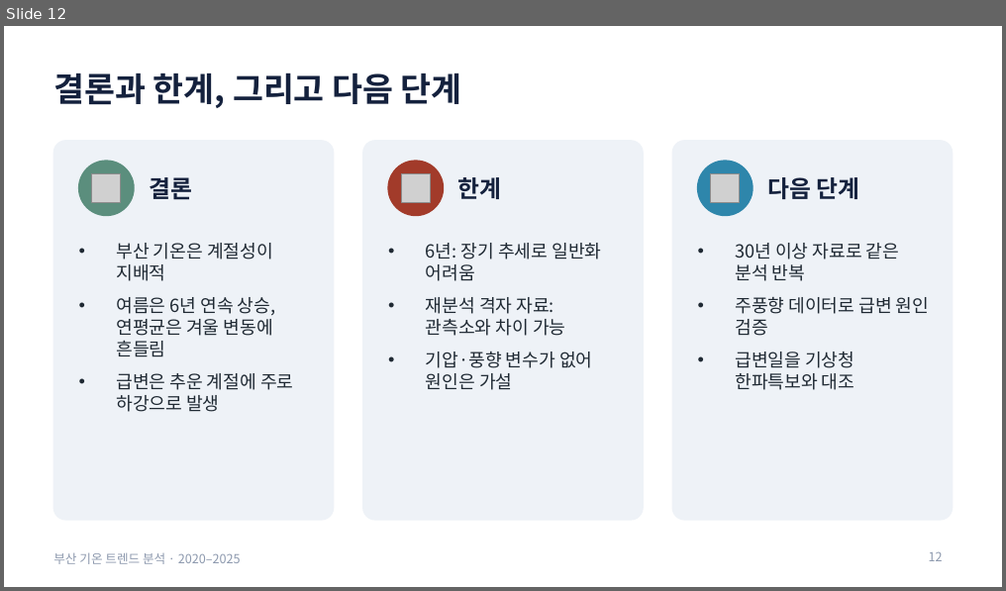
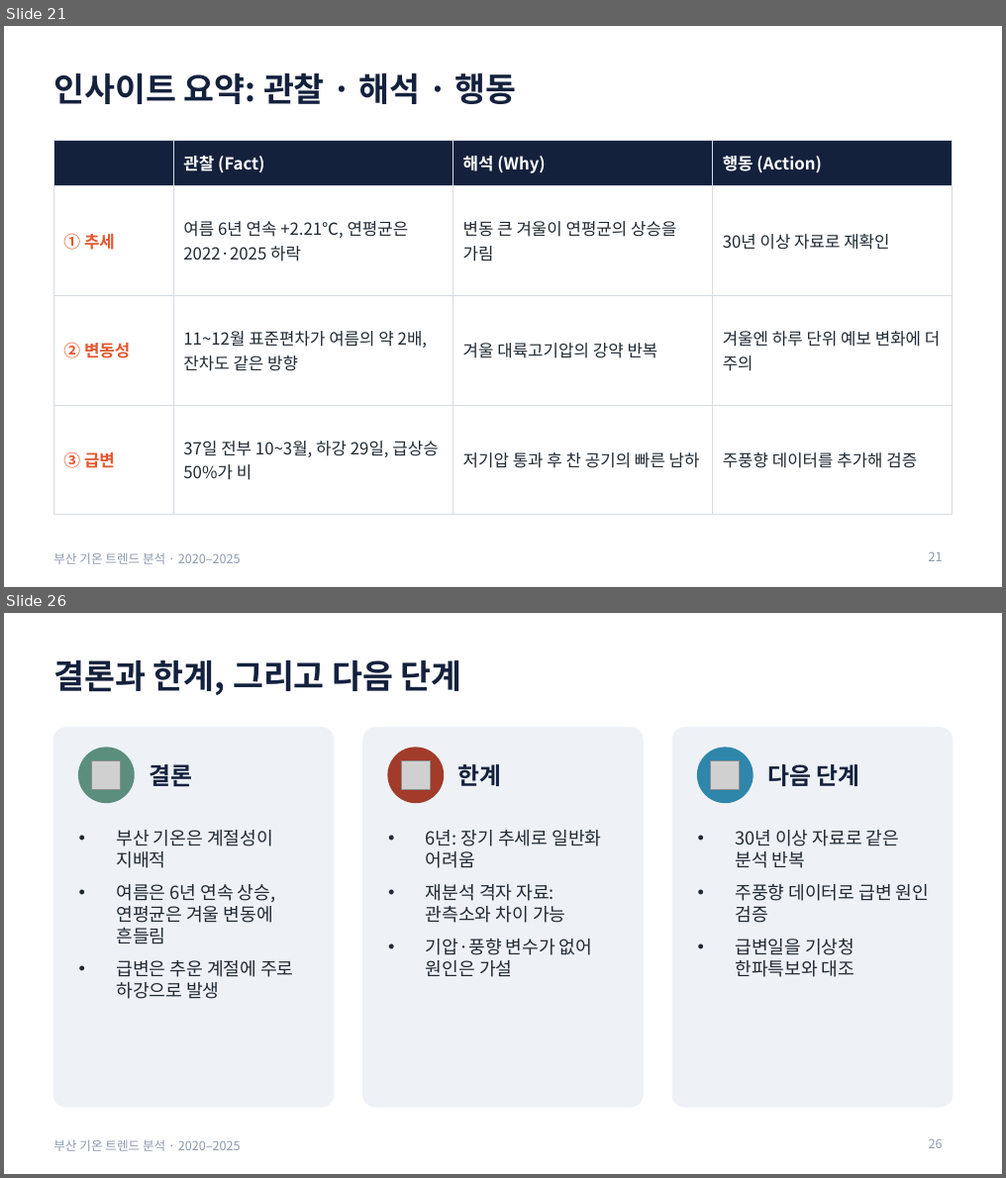
Before and after one commit to 17lucky71/busan-temperature-trend, a slide deck: docs/presentation.pptx. Shown one above the other, each under a label of ours: slide 12 before the commit, slides 21 and 26 after it; the slides between them are not shown. The pictures are 1006x591 and 1006x1178 pixels, drawn with LibreOffice and Linux fonts; fonts in the diff are those of the drawing; grey boxes stand for pictures. Boxes give left, top, right and bottom in pixels: in the first picture for what was removed or moved away, otherwise in the second. Text is boxed around its words. In the diff, an @@ line names an element or a change of style, - is before the commit and + after.

Commit message:
docs: 발표 자료 30장으로 확장

```diff
--- a/docs/presentation.pptx
+++ b/docs/presentation.pptx
@@ slide 21 added at [4,26,1002,587], background #FFFFFF; not listed: 1 template element that a slide beside it also shows @@
@@ title added at [54,73,517,104], 24 pt, text #14213D, bold @@
+인사이트 요약: 관찰 · 해석 · 행동
@@ table added at [54,141,952,484], 4 rows, 4 columns @@
+ | 관찰 (Fact) | 해석 (Why) | 행동 (Action)
+① 추세 | 여름 6년 연속 +2.21℃, 연평균은 2022·2025 하락 | 변동 큰 겨울이 연평균의 상승을 가림 | 30년 이상 자료로 재확인
+② 변동성 | 11~12월 표준편차가 여름의 약 2배, 잔차도 같은 방향 | 겨울 대륙고기압의 강약 반복 | 겨울엔 하루 단위 예보 변화에 더 주의
+③ 급변 | 37일 전부 10~3월, 하강 29일, 급상승 50%가 비 | 저기압 통과 후 찬 공기의 빠른 남하 | 주풍향 데이터를 추가해 검증
@@ page number added at [929,553,943,562], 9 pt, text #8D99AE @@
+21
@@ what was slide 12 is now slide 26 @@
@@ page number at [929,1139,943,1149]: text changed @@
-12
+26
```
Also in this commit, not shown: 9 slides changed, 13 other slides added.
